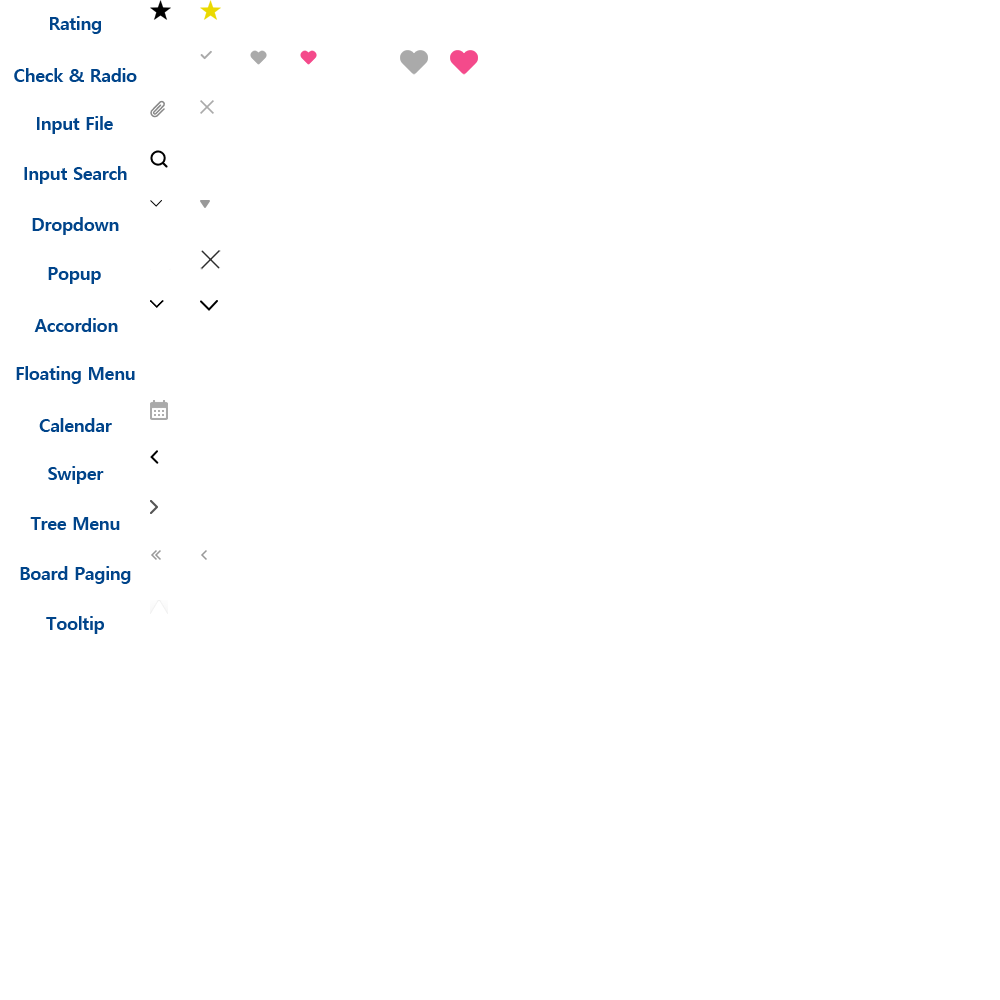
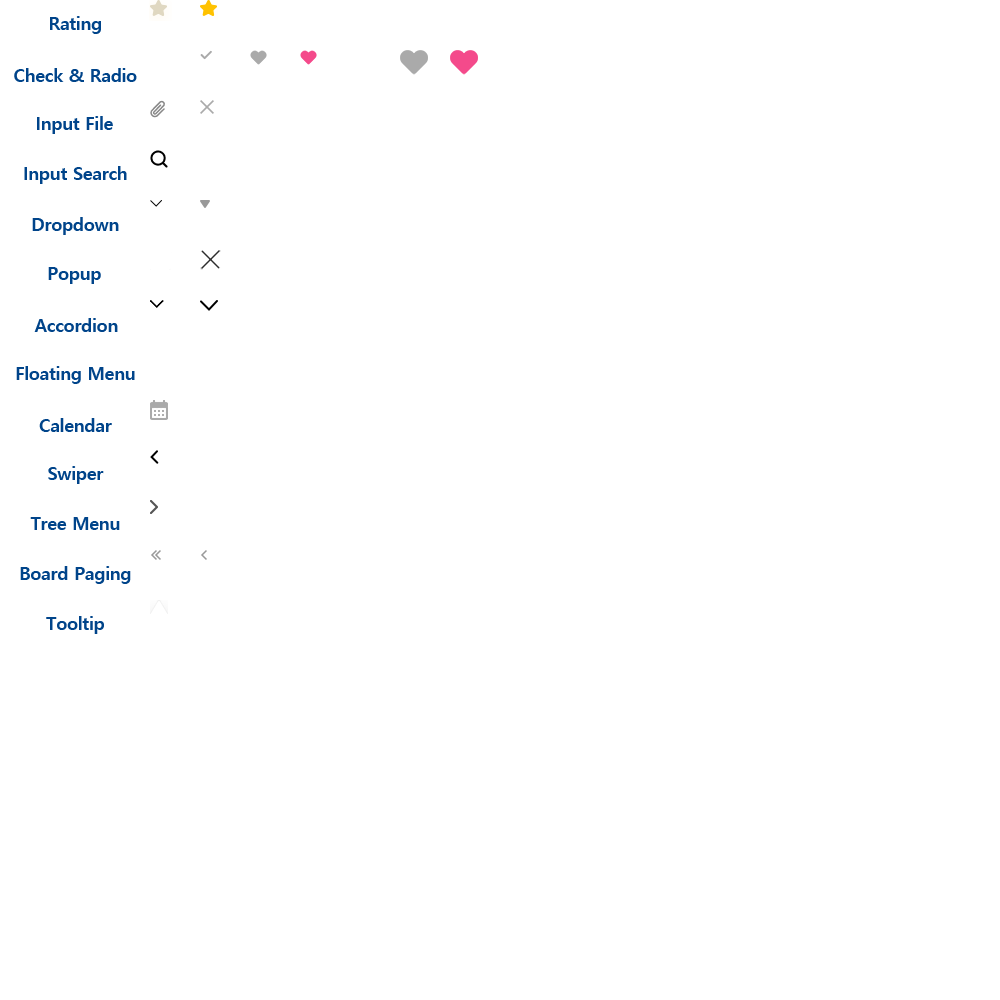
Layers edited between the first and the second 1000x1000 image:
renamed "레이어 2 복사" to "레이어 35", painted on it over [200, 0, 221, 20]
renamed "레이어 2" to "레이어 34", painted on it over [149, 0, 172, 21]
